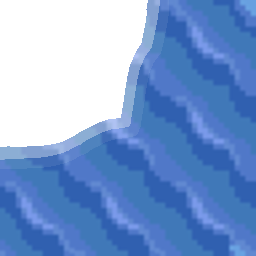
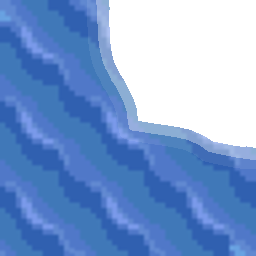
Layered file, before and after one edit (256x256). Changes by layer:
hid "Shore BR" over [0, 0, 256, 169]
added layer "Shore BL" above "Water Tile" over [0, 0, 256, 169]
